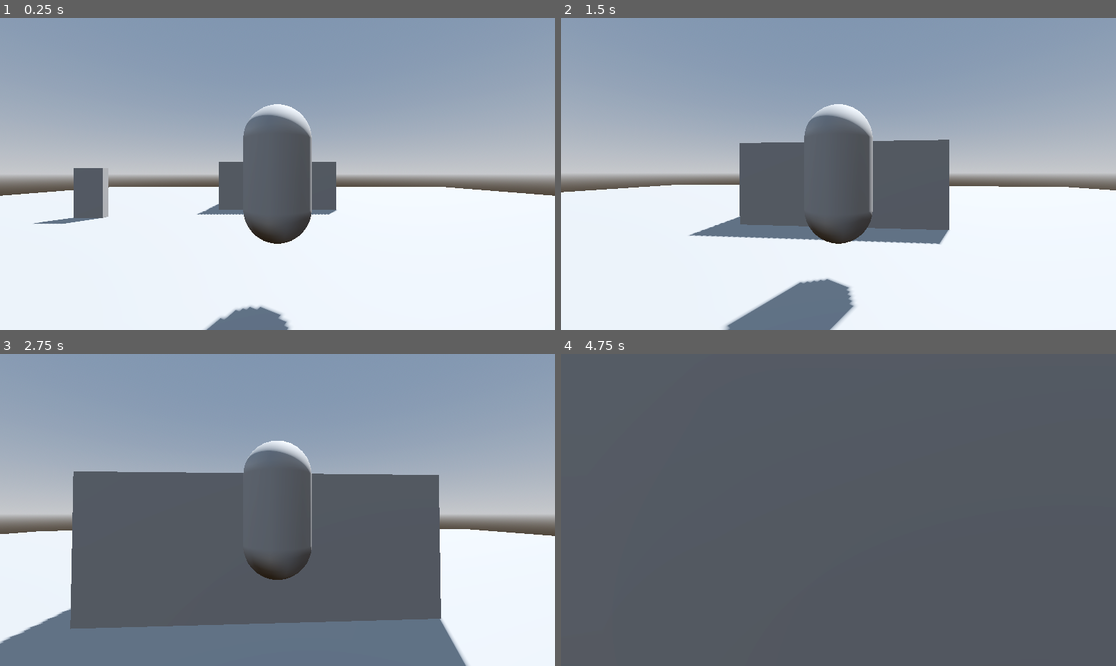
Above: before the commit, frames 1-4 (two rows, left to right).
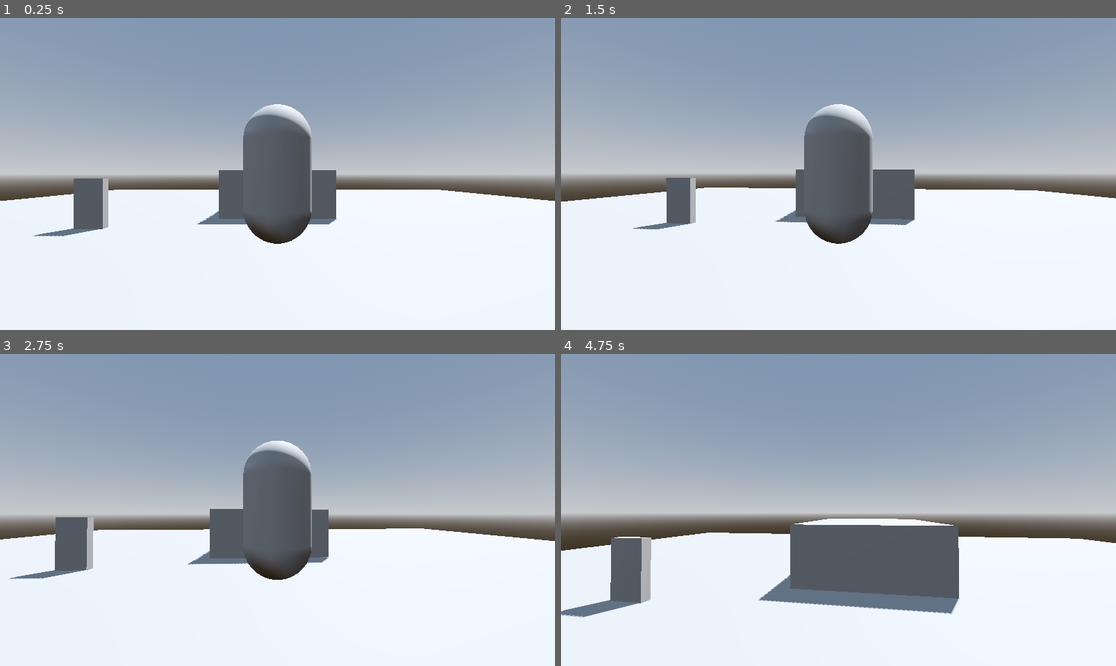
Above: after the commit, the same moments.

Repository: CrispyMD/Escape-The-Establishment
Game: Godot game, scene res://scenes/main_level.tscn
Same seed, same stepped clock (60 frames per second), same inputs: the game is played once before the commit and once after it.
Inputs (mouse positions are in pixels of both pictures, inside the frame that each line leads up to):
- Up to frame 1 (0.25 s): no input
- Up to frame 2 (1.5 s): move the mouse to (866, 174) at 0.52 s; hold Space (jump) 0.53-1.28 s; hold W (forward) from 0.53 s (still down); tap Q (ability) at 0.6 s; move the mouse to (810, 174) at 1.27 s; tap Space (jump) at 1.35 s
- Up to frame 3 (2.75 s): keep holding W (forward); tap Space (jump) at 1.52, 1.82 s; tap Q (ability) at 1.55, 2.1 s; move the mouse to (288, 503) at 2.02 s; hold Space (jump) from 2.03 s (still down)
- Up to frame 4 (4.75 s): keep holding W (forward); move the mouse to (832, 516) at 2.77 s; release Space (jump) at 2.78 s; tap E (interact) at 2.85 s; tap Space (jump) at 3.02, 3.32, 4.52 s; tap Q (ability) at 3.05, 4.35 s; move the mouse to (877, 513) at 3.52 s; hold Space (jump) 3.53-4.28 s; tap F (switch_pov) at 3.6 s; move the mouse to (794, 506) at 4.27 s

The runs differ from the first frame. In frame 1, 3.1% of the frame differs, in the area x 0-100%, y 46-100%; in frame 2, 11%; in frame 3, 38%; in frame 4, 91%, in the area x 0-100%, y 0-100%.

Commit message:
✨🚧Trapper Ability, 🎨🚑️✨Trap lifetime

Diff:
--- a/Escape The Establishment/scenes/character.tscn
+++ b/Escape The Establishment/scenes/character.tscn
@@ -108,18 +108,6 @@
 tracks/2/interp = 1
 tracks/2/loop_wrap = true
 tracks/2/keys = {
-"times": PackedFloat32Array(0),
-"transitions": PackedFloat32Array(1),
-"update": 1,
-"values": [true]
-}
-tracks/3/type = "value"
-tracks/3/imported = false
-tracks/3/enabled = true
-tracks/3/path = NodePath(".:can_move")
-tracks/3/interp = 1
-tracks/3/loop_wrap = true
-tracks/3/keys = {
 "times": PackedFloat32Array(0),
 "transitions": PackedFloat32Array(1),
 "update": 1,
@@ -167,6 +155,29 @@
 }
 
 [sub_resource type="Animation" id="Animation_yu82u"]
+resource_name = "trapper_ability_timer"
+length = 9.0
+tracks/0/type = "value"
+tracks/0/imported = false
+tracks/0/enabled = true
+tracks/0/path = NodePath(".:ability_on_cooldown")
+tracks/0/interp = 1
+tracks/0/loop_wrap = true
+tracks/0/keys = {
+"times": PackedFloat32Array(0),
+"transitions": PackedFloat32Array(1),
+"update": 1,
+"values": [true]
+}
+
+[sub_resource type="AnimationLibrary" id="AnimationLibrary_bsdr0"]
+_data = {
+"RESET": SubResource("Animation_6d3a8"),
+"runner_ability_timer": SubResource("Animation_kbgcf"),
+"trapper_ability_timer": SubResource("Animation_yu82u")
+}
+
+[sub_resource type="Animation" id="Animation_05887"]
 resource_name = "trapped"
 length = 2.0
 tracks/0/type = "value"
@@ -176,48 +187,62 @@
 tracks/0/interp = 1
 tracks/0/loop_wrap = true
 tracks/0/keys = {
+"times": PackedFloat32Array(0.0666667, 2),
+"transitions": PackedFloat32Array(1, 1),
+"update": 1,
+"values": [false, true]
+}
+tracks/1/type = "value"
+tracks/1/imported = false
+tracks/1/enabled = true
+tracks/1/path = NodePath(".:can_move")
+tracks/1/interp = 1
+tracks/1/loop_wrap = true
+tracks/1/keys = {
 "times": PackedFloat32Array(0, 2),
 "transitions": PackedFloat32Array(1, 1),
 "update": 1,
 "values": [false, true]
 }
-tracks/1/type = "method"
+
+[sub_resource type="Animation" id="Animation_oq4mg"]
+length = 0.001
+tracks/0/type = "value"
+tracks/0/imported = false
+tracks/0/enabled = true
+tracks/0/path = NodePath(".:can_jump")
+tracks/0/interp = 1
+tracks/0/loop_wrap = true
+tracks/0/keys = {
+"times": PackedFloat32Array(0),
+"transitions": PackedFloat32Array(1),
+"update": 1,
+"values": [false]
+}
+tracks/1/type = "value"
 tracks/1/imported = false
 tracks/1/enabled = true
-tracks/1/path = NodePath(".")
+tracks/1/path = NodePath(".:can_move")
 tracks/1/interp = 1
 tracks/1/loop_wrap = true
 tracks/1/keys = {
 "times": PackedFloat32Array(0),
 "transitions": PackedFloat32Array(1),
-"values": [{
-"args": [],
-"method": &"a"
-}]
-}
-tracks/2/type = "value"
-tracks/2/imported = false
-tracks/2/enabled = true
-tracks/2/path = NodePath(".:can_move")
-tracks/2/interp = 1
-tracks/2/loop_wrap = true
-tracks/2/keys = {
-"times": PackedFloat32Array(0, 2),
-"transitions": PackedFloat32Array(1, 1),
-"update": 1,
-"values": [false, true]
-}
-
-[sub_resource type="AnimationLibrary" id="AnimationLibrary_bsdr0"]
+"update": 1,
+"values": [false]
+}
+
+[sub_resource type="AnimationLibrary" id="AnimationLibrary_h4t4f"]
 _data = {
-"RESET": SubResource("Animation_6d3a8"),
-"runner_ability_timer": SubResource("Animation_kbgcf"),
-"trapped": SubResource("Animation_yu82u")
+"RESET": SubResource("Animation_oq4mg"),
+"trapped": SubResource("Animation_05887")
 }
 
 [node name="Character" type="CharacterBody3D"]
 collision_layer = 3
 script = ExtResource("1_vew7i")
+can_jump = false
+can_move = false
 
 [node name="MeshInstance3D" type="MeshInstance3D" parent="."]
 mesh = SubResource("CapsuleMesh_35hl4")
@@ -509,3 +534,8 @@
 libraries = {
 "": SubResource("AnimationLibrary_bsdr0")
 }
+
+[node name="AnimationPlayer" type="AnimationPlayer" parent="."]
+libraries = {
+"": SubResource("AnimationLibrary_h4t4f")
+}
--- a/Escape The Establishment/scenes/trap.tscn
+++ b/Escape The Establishment/scenes/trap.tscn
@@ -25,6 +25,24 @@
 height = 0.1
 radius = 0.25
 
+[sub_resource type="Animation" id="Animation_db6wf"]
+resource_name = "lifetime"
+length = 60.0
+tracks/0/type = "method"
+tracks/0/imported = false
+tracks/0/enabled = true
+tracks/0/path = NodePath(".")
+tracks/0/interp = 1
+tracks/0/loop_wrap = true
+tracks/0/keys = {
+"times": PackedFloat32Array(60),
+"transitions": PackedFloat32Array(1),
+"values": [{
+"args": [],
+"method": &"queue_free"
+}]
+}
+
 [sub_resource type="Animation" id="Animation_qi5db"]
 resource_name = "trap_activated"
 length = 2.0
@@ -45,6 +63,7 @@
 
 [sub_resource type="AnimationLibrary" id="AnimationLibrary_x53q0"]
 _data = {
+"lifetime": SubResource("Animation_db6wf"),
 "trap_activated": SubResource("Animation_qi5db")
 }
 
--- a/Escape The Establishment/scripts/character_script.gd
+++ b/Escape The Establishment/scripts/character_script.gd
@@ -62,6 +62,9 @@
 			player.Ability.Runner:
 				print("d")
 				$BeastAbilityAnimationPlayer.play("runner_ability_timer")
+			player.Ability.Trapper:
+				print("L")
+				$BeastAbilityAnimationPlayer.play("trapper_ability_timer")
 			_:
 				print("e")
 	if Input.is_action_just_pressed("interact"):
@@ -112,7 +115,7 @@
 		move_and_slide()
 
 func getAnimationPlayer() -> AnimationPlayer:
-	return $BeastAbilityAnimationPlayer
+	return $AnimationPlayer
 
 func a():
 	print("fs")
--- a/Escape The Establishment/scripts/trap.gd
+++ b/Escape The Establishment/scripts/trap.gd
@@ -5,7 +5,7 @@
 var whoDidIcatch: player = null
 # Called when the node enters the scene tree for the first time.
 func _ready() -> void:
-	pass # Replace with function body.
+	$AnimationPlayer.play("lifetime")
 
 
 # Called every frame. 'delta' is the elapsed time since the previous frame.
@@ -30,6 +30,7 @@
 	print("a")
 	if fatherIsThatNotYou(body):
 		print("b")
+		$AnimationPlayer.stop()
 		$AnimationPlayer.play("trap_activated")
 		whoDidIcatch = body
 		activated = true
@@ -40,3 +41,6 @@
 func setMyMaker(body: player):
 	if not body is player: return
 	whoPlacedMe = body
+
+func uwu():
+	print("a")
Not shown: 1 places in Escape The Establishment/scenes/character.tscn that only renumber resources
Not shown: 1 places in Escape The Establishment/scenes/trap.tscn that only renumber resources
